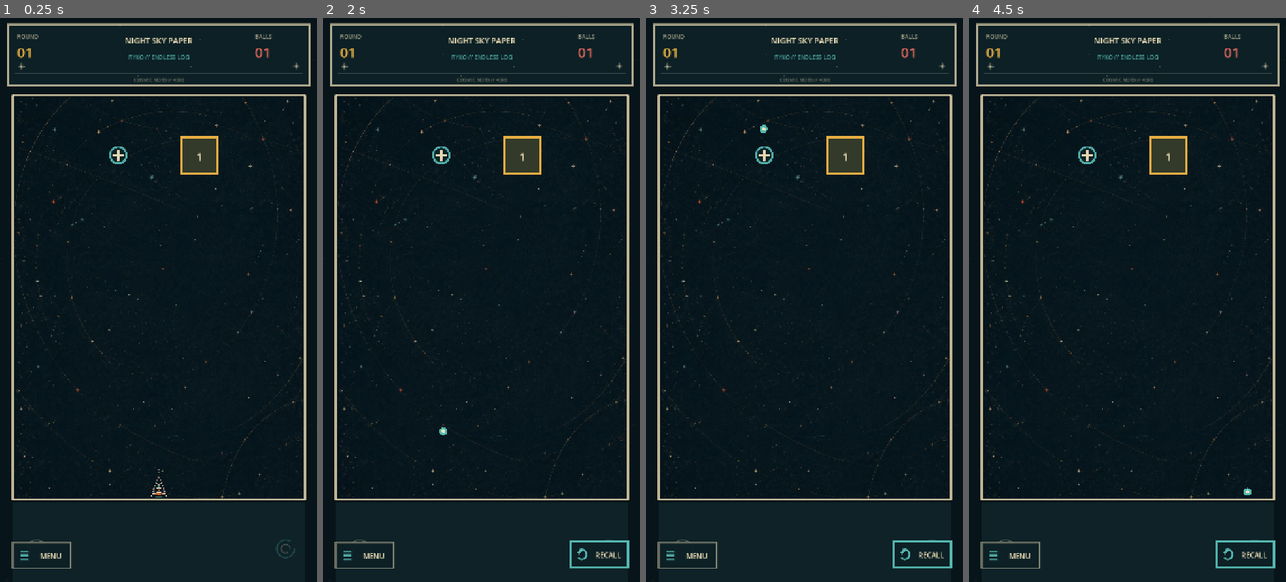
Above: before the commit, frames 1-4 (left to right).
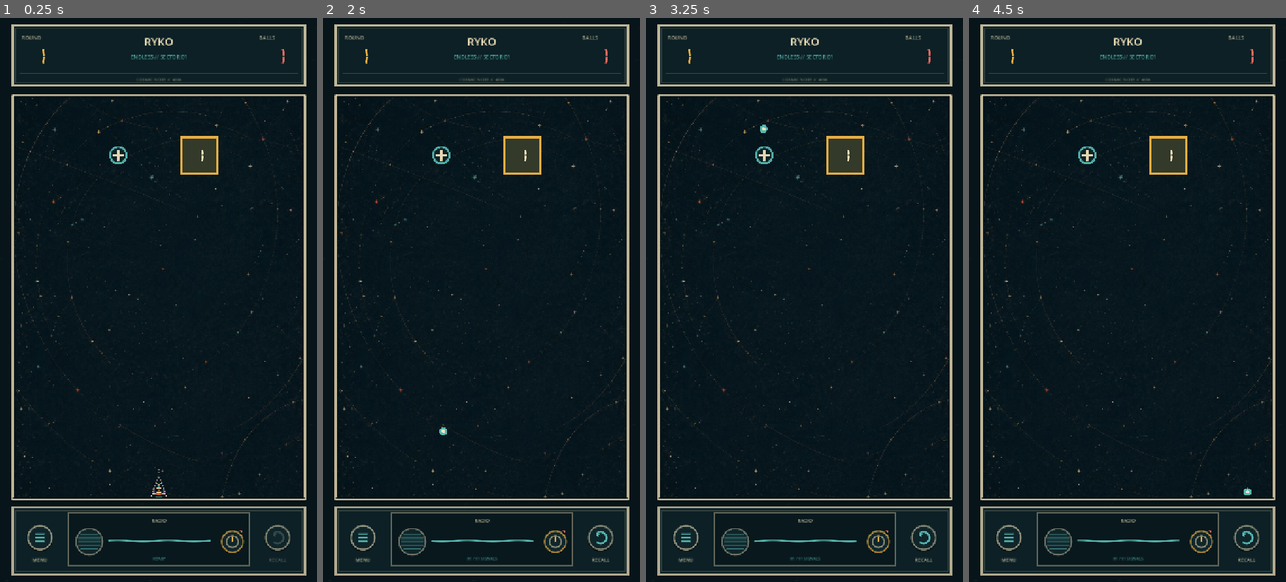
Above: after the commit, the same moments.

Repository: dfagaras/ryko-game
Game: Godot game, scene res://scenes/main.tscn
Two runs of this game, one before a commit and one after it. Both use one fixed random seed, a clock stepped at 60 frames per second and the inputs below.
Inputs (mouse positions are in pixels of both pictures, inside the frame that each line leads up to):
- Up to frame 1 (0.25 s): no input
- Up to frame 2 (2 s): tap Enter at 0.5 s; move the mouse to (551, 271) at 0.52 s; click (551, 271) at 0.67 s; tap Space at 1.25 s; drag from (418, 328) to (465, 412) at 1.27 s
- Up to frame 3 (3.25 s): move the mouse to (836, 175) at 2.02 s; click (836, 175) at 2.17 s; drag from (788, 412) to (709, 215) at 2.77 s
- Up to frame 4 (4.5 s): move the mouse to (1222, 384) at 3.52 s; click (1222, 384) at 3.67 s; tap Enter at 4.25 s; drag from (1032, 215) to (1079, 159) at 4.27 s

The runs differ from the first frame. In frame 1, 4.3% of the frame differs, in the area x 2-98%, y 0-99%; in frame 2, 4.6%; in frame 3, 4.6%; in frame 4, 4.6%.

Commit message:
feat: add professional reactive radio board

Diff:
--- a/scripts/main.gd
+++ b/scripts/main.gd
@@ -64,6 +64,8 @@
 const SUPERNOVA_EXPLOSION_RADIUS := CELL * 0.75
 const SUPERNOVA_EFFECT_DURATION := 0.36
 const BLOCK_HIT_FLASH_DURATION := 0.12
+const RADIO_CLEAR_DURATION := 0.92
+const RADIO_SAMPLE_RATE := 22050
 const SETTINGS_PATH := "user://ryko_settings.cfg"
 const BACKGROUND_NAMES := [
 	"STAR CHART",
@@ -151,6 +153,11 @@
 var menu_open := false
 var menu_page := 0
 var selected_background := 0
+var radio_hit_energy := 0.0
+var radio_phase := 0.0
+var radio_clear_elapsed := RADIO_CLEAR_DURATION
+var field_clear_triggered := false
+var radio_audio_player: AudioStreamPlayer
 var fallback_font: Font
 var rng := RandomNumberGenerator.new()
 var run_seed := 0
@@ -158,9 +165,81 @@
 
 func _ready() -> void:
 	fallback_font = ThemeDB.fallback_font
+	_create_radio_audio()
 	_load_settings()
 	_create_boundaries()
 	_start_new_run()
+
+
+func _create_radio_audio() -> void:
+	radio_audio_player = AudioStreamPlayer.new()
+	radio_audio_player.name = "RykoRadio"
+	radio_audio_player.volume_db = -8.0
+	radio_audio_player.stream = _build_happy_radio_chirp()
+	add_child(radio_audio_player)
+
+
+func _build_happy_radio_chirp() -> AudioStreamWAV:
+	var stream := AudioStreamWAV.new()
+	stream.format = AudioStreamWAV.FORMAT_16_BITS
+	stream.mix_rate = RADIO_SAMPLE_RATE
+	stream.stereo = false
+	stream.loop_mode = AudioStreamWAV.LOOP_DISABLED
+	var sample_count := int(RADIO_CLEAR_DURATION * RADIO_SAMPLE_RATE)
+	var data := PackedByteArray()
+	data.resize(sample_count * 2)
+	for sample_index in range(sample_count):
+		var time := float(sample_index) / float(RADIO_SAMPLE_RATE)
+		var sample := clampf(_happy_radio_sample(time), -0.92, 0.92)
+		data.encode_s16(sample_index * 2, int(sample * 32767.0))
+	stream.data = data
+	return stream
+
+
+func _happy_radio_sample(time: float) -> float:
+	if time < 0.0 or time >= RADIO_CLEAR_DURATION:
+		return 0.0
+	var step_length := 0.115
+	var step := mini(6, int(time / step_length))
+	var local_time := fposmod(time, step_length)
+	var frequencies := [430.0, 610.0, 790.0, 560.0, 880.0, 1040.0, 720.0]
+	var envelope := sin(clampf(local_time / step_length, 0.0, 1.0) * PI)
+	var fade_out := clampf((RADIO_CLEAR_DURATION - time) / 0.18, 0.0, 1.0)
+	var phase := TAU * float(frequencies[step]) * time
+	# A soft square-wave overtone gives Ryko a strange radio voice without
+	# imitating an existing film character sound.
+	var carrier := sin(phase) * 0.72 + signf(sin(phase * 0.5)) * 0.16
+	return carrier * envelope * fade_out
+
+
+func _update_radio(delta: float) -> void:
+	radio_phase = fposmod(radio_phase + delta, TAU)
+	radio_hit_energy = move_toward(radio_hit_energy, 0.0, delta * 1.65)
+	radio_clear_elapsed = minf(RADIO_CLEAR_DURATION, radio_clear_elapsed + delta)
+
+
+func _pulse_radio(amount: float = 0.3) -> void:
+	radio_hit_energy = minf(1.6, radio_hit_energy + amount)
+
+
+func _live_block_count() -> int:
+	var count := 0
+	for item in blocks:
+		var body: StaticBody2D = item.get("body") as StaticBody2D
+		if is_instance_valid(body) and int(item.get("hp", 0)) > 0:
+			count += 1
+	return count
+
+
+func _trigger_field_clear() -> void:
+	if field_clear_triggered:
+		return
+	field_clear_triggered = true
+	radio_clear_elapsed = 0.0
+	radio_hit_energy = 1.6
+	if is_instance_valid(radio_audio_player):
+		radio_audio_player.stop()
+		radio_audio_player.play()
 
 
 func _load_settings() -> void:
@@ -212,6 +291,9 @@
 	active_ball_count = 0
 	launch_timer = 0.0
 	row_advance_elapsed = 0.0
+	radio_hit_energy = 0.0
+	radio_clear_elapsed = RADIO_CLEAR_DURATION
+	field_clear_triggered = false
 
 	if fixed_generation_seed != 0:
 		run_seed = fixed_generation_seed
@@ -564,7 +646,7 @@
 
 
 func _menu_button_rect() -> Rect2:
-	return Rect2(Vector2(28.0, H - 90.0), Vector2(132.0, 58.0))
+	return Rect2(Vector2(34.0, 1120.0), Vector2(112.0, 132.0))
 
 
 func _menu_theme_rect(display_slot: int) -> Rect2:
@@ -668,6 +750,11 @@
 			_recall_volley()
 		elif event is InputEventMouseButton and event.button_index == MOUSE_BUTTON_LEFT and event.pressed and _recall_button_rect().has_point(event.position):
 			_recall_volley()
+		return
+
+	# The radio console is deliberately outside the aiming surface. Its right
+	# control is reserved for a future feature and must not accidentally shoot.
+	if pressed_position.y >= 1110.0:
 		return
 
 	if state != TurnState.AIMING:
@@ -738,13 +825,14 @@
 	launch_timer = 0.0
 	first_return_recorded = false
 	supernova_charged_count = 0
+	field_clear_triggered = false
 	next_launcher_x = launcher.x
 	balls.clear()
 	queue_redraw()
 
 
 func _recall_button_rect() -> Rect2:
-	return Rect2(Vector2(W - 158.0, H - 92.0), Vector2(130.0, 58.0))
+	return Rect2(Vector2(574.0, 1120.0), Vector2(112.0, 132.0))
 
 
 func _recall_volley() -> void:
@@ -801,6 +889,8 @@
 
 
 func _physics_process(delta: float) -> void:
+	_update_radio(delta)
+	queue_redraw()
 	if menu_open:
 		return
 	_update_ion_beam_effects(delta)
@@ -870,12 +960,15 @@
 	var block_body: StaticBody2D = item["body"] as StaticBody2D
 	if not is_instance_valid(block_body):
 		return
+	_pulse_radio(0.28)
 	item["hit_flash"] = BLOCK_HIT_FLASH_DURATION
 	item["hp"] = int(item["hp"]) - 1
 	if int(item["hp"]) <= 0:
 		block_body.collision_layer = 0
 		block_body.queue_free()
 		item["body"] = null
+		if _live_block_count() == 0:
+			_trigger_field_clear()
 
 
 func _block_position_from_body(body: StaticBody2D) -> Vector2:
@@ -1362,12 +1455,6 @@
 	draw_rect(Rect2(Vector2.ZERO, Vector2(W, H)), BG)
 	_draw_paper_texture(Rect2(Vector2.ZERO, Vector2(W, H)), Color(PAPER_FIBER, 0.055), 96)
 	_draw_playfield()
-	draw_rect(Rect2(18.0, 16.0, W - 36.0, 138.0), Color(PANEL, 0.97), true)
-	draw_rect(Rect2(18.0, 16.0, W - 36.0, 138.0), Color(CREAM, 0.72), false, 3.0, true)
-	draw_line(Vector2(34.0, 126.0), Vector2(W - 34.0, 126.0), Color(MUTED, 0.58), 1.0, true)
-
-	_draw_signal_details()
-	_draw_cosmic_doodles()
 	_draw_header()
 	_draw_launch_line()
 	_draw_blocks()
@@ -1384,13 +1471,10 @@
 			_draw_aim_guide()
 
 	_draw_active_balls()
-	if state == TurnState.FIRING:
-		_draw_recall_button()
+	_draw_footer()
 	if state == TurnState.GAME_OVER:
 		_draw_game_over()
-	if not menu_open:
-		_draw_menu_button()
-	else:
+	if menu_open:
 		_draw_menu_overlay()
 
 
@@ -1410,13 +1494,9 @@
 	draw_line(Vector2(BOARD_LEFT, BOARD_TOP), Vector2(BOARD_LEFT, playfield_bottom), wall_color, 3.0, true)
 	draw_line(Vector2(BOARD_RIGHT, BOARD_TOP), Vector2(BOARD_RIGHT, playfield_bottom), wall_color, 3.0, true)
 	draw_line(Vector2(BOARD_LEFT, BOARD_TOP), Vector2(BOARD_RIGHT, BOARD_TOP), wall_color, 3.0, true)
-	# The launch bay remains on the same night-paper page, separated only by the
-	# physical start line instead of a second black panel.
-	draw_rect(
-		Rect2(Vector2(BOARD_LEFT, LAUNCH_LINE_Y), Vector2(BOARD_RIGHT - BOARD_LEFT, H - LAUNCH_LINE_Y)),
-		Color(PLAYFIELD_BG, 0.78),
-		true
-	)
+	# Close the game page visually at the launch line. The footer is a separate
+	# physical radio console and does not change any gameplay coordinates.
+	draw_line(Vector2(BOARD_LEFT, playfield_bottom), Vector2(BOARD_RIGHT, playfield_bottom), Color(PAPER_SHADOW, 0.72), 8.0, true)
 
 
 func _draw_paper_texture(area: Rect2, color: Color, sample_count: int) -> void:
@@ -1649,13 +1729,16 @@
 
 
 func _draw_header() -> void:
-	draw_string(fallback_font, Vector2(38.0, 48.0), "ROUND", HORIZONTAL_ALIGNMENT_LEFT, -1, 13, Color(CREAM, 0.66))
-	draw_string(fallback_font, Vector2(38.0, 91.0), "%02d" % turn, HORIZONTAL_ALIGNMENT_LEFT, -1, 32, AMBER)
-	_draw_centered_label("NIGHT SKY PAPER", Vector2(W * 0.5, 50.0), 18, CREAM)
-	_draw_centered_label("RYKO // ENDLESS LOG", Vector2(W * 0.5, 88.0), 13, Color(AQUA, 0.86))
-	draw_string(fallback_font, Vector2(W - 142.0, 48.0), "BALLS", HORIZONTAL_ALIGNMENT_LEFT, -1, 13, Color(CREAM, 0.66))
-	draw_string(fallback_font, Vector2(W - 142.0, 91.0), "%02d" % ball_count, HORIZONTAL_ALIGNMENT_LEFT, -1, 32, CORAL)
-	_draw_centered_label("COSMIC NOTE // %04d" % (run_seed % 10000), Vector2(W * 0.5, 139.0), 11, Color(CREAM, 0.46))
+	var rect := Rect2(BOARD_LEFT, 18.0, BOARD_RIGHT - BOARD_LEFT, 136.0)
+	_draw_panel_frame(rect, Color(PANEL, 0.985), Color(CREAM, 0.78), 3.0)
+	draw_line(Vector2(rect.position.x + 16.0, 126.0), Vector2(rect.end.x - 16.0, 126.0), Color(MUTED, 0.52), 1.0, true)
+	draw_string(fallback_font, Vector2(48.0, 50.0), "ROUND", HORIZONTAL_ALIGNMENT_LEFT, -1, 12, Color(CREAM, 0.62))
+	_draw_alien_number(str(turn), Vector2(89.0, 88.0), 38.0, AMBER, 3.4)
+	_draw_centered_label("RYKO", Vector2(W * 0.5, 51.0), 25, CREAM)
+	_draw_centered_label("ENDLESS // SECTOR %02d" % maxi(1, int(ceil(float(turn) / 10.0))), Vector2(W * 0.5, 87.0), 12, Color(AQUA, 0.88))
+	draw_string(fallback_font, Vector2(W - 132.0, 50.0), "BALLS", HORIZONTAL_ALIGNMENT_LEFT, -1, 12, Color(CREAM, 0.62))
+	_draw_alien_number(str(ball_count), Vector2(W - 86.0, 88.0), 38.0, CORAL, 3.4)
+	_draw_centered_label("COSMIC NOTE // %04d" % (run_seed % 10000), Vector2(W * 0.5, 139.0), 10, Color(CREAM, 0.42))
 
 
 func _draw_signal_details() -> void:
@@ -1760,7 +1843,7 @@
 				inner_points,
 				triangle_fill.lerp(CREAM, hit_flash_ratio * 0.32)
 			)
-		_draw_centered_label(hp, label_center, 24, label_color)
+		_draw_alien_number(hp, label_center, 30.0, label_color, 3.0)
 
 
 func _draw_cell_texture(texture: Texture2D, rect: Rect2, alpha: float = 1.0) -> void:
@@ -1795,6 +1878,100 @@
 			arrow_tip - inward * 4.0 - side_vector * 6.0
 		]), CORAL)
 		draw_circle(arrow_tip - inward * 10.0, 2.5, Color(CREAM, 0.62))
+
+
+func _draw_panel_frame(rect: Rect2, fill: Color, border: Color, width: float) -> void:
+	draw_rect(Rect2(rect.position + Vector2(0.0, 4.0), rect.size), Color(PAPER_SHADOW, 0.76), true)
+	draw_rect(rect, fill, true)
+	draw_rect(rect, border, false, width, true)
+	draw_rect(rect.grow(-7.0), Color(border, 0.16), false, 1.0, true)
+
+
+func _draw_footer() -> void:
+	var footer := Rect2(BOARD_LEFT, 1110.0, BOARD_RIGHT - BOARD_LEFT, 152.0)
+	_draw_panel_frame(footer, Color(PANEL, 0.99), Color(CREAM, 0.72), 3.0)
+	_draw_footer_menu_control()
+	_draw_radio_console(Rect2(154.0, 1122.0, 412.0, 120.0))
+	_draw_footer_recall_control()
+
+
+func _draw_footer_menu_control() -> void:
+	var rect := _menu_button_rect()
+	var center := Vector2(rect.get_center().x, 1179.0)
+	draw_circle(center + Vector2(0.0, 3.0), 29.0, Color(PAPER_SHADOW, 0.72))
+	draw_circle(center, 27.0, Color(PLAYFIELD_BG, 0.98))
+	draw_arc(center, 27.0, 0.0, TAU, 36, Color(CREAM, 0.55), 2.4, true)
+	for offset in [-8.0, 0.0, 8.0]:
+		draw_line(center + Vector2(-10.0, offset), center + Vector2(10.0, offset), AQUA, 2.8, true)
+	_draw_centered_label("MENU", Vector2(center.x, 1227.0), 11, Color(CREAM, 0.76))
+
+
+func _draw_footer_recall_control() -> void:
+	var rect := _recall_button_rect()
+	var center := Vector2(rect.get_center().x, 1179.0)
+	var enabled := state == TurnState.FIRING
+	var accent := AQUA if enabled else Color(MUTED, 0.38)
+	draw_circle(center + Vector2(0.0, 3.0), 29.0, Color(PAPER_SHADOW, 0.72))
+	draw_circle(center, 27.0, Color(PLAYFIELD_BG, 0.98))
+	draw_arc(center, 27.0, 0.0, TAU, 36, Color(CREAM, 0.48), 2.4, true)
+	draw_arc(center, 13.0, -PI * 0.72, PI * 0.72, 24, accent, 3.0, true)
+	var tip := center + Vector2(-11.0, -9.0)
+	draw_colored_polygon(PackedVector2Array([tip, tip + Vector2(10.0, 0.0), tip + Vector2(4.0, 9.0)]), accent)
+	_draw_centered_label("RECALL", Vector2(center.x, 1227.0), 11, Color(CREAM, 0.76 if enabled else 0.34))
+
+
+func _draw_radio_console(rect: Rect2) -> void:
+	draw_rect(rect, Color(BG, 0.64), true)
+	draw_rect(rect, Color(CREAM, 0.38), false, 1.5, true)
+	_draw_centered_label("RADIO", Vector2(rect.get_center().x, rect.position.y + 16.0), 11, Color(CREAM, 0.74))
+	# Speaker grille, kept visually weighted to the left as in the approved board.
+	var speaker_center := Vector2(rect.position.x + 48.0, rect.position.y + 66.0)
+	draw_circle(speaker_center, 30.0, Color(PLAYFIELD_BG, 0.96))
+	draw_arc(speaker_center, 30.0, 0.0, TAU, 36, Color(CREAM, 0.42), 2.0, true)
+	for y_offset in [-16.0, -8.0, 0.0, 8.0, 16.0]:
+		var half_width := sqrt(maxf(0.0, 25.0 * 25.0 - y_offset * y_offset))
+		draw_line(speaker_center + Vector2(-half_width, y_offset), speaker_center + Vector2(half_width, y_offset), Color(AQUA, 0.48), 1.5, true)
+	var wave_rect := Rect2(rect.position + Vector2(91.0, 40.0), Vector2(231.0, 48.0))
+	_draw_radio_waveform(wave_rect)
+	var status := "READY"
+	if radio_clear_elapsed < RADIO_CLEAR_DURATION:
+		status = "FIELD CLEAR"
+	elif state == TurnState.FIRING:
+		status = "%02d / %02d SIGNALS" % [launched_ball_count, ball_count]
+	elif state == TurnState.ADVANCING:
+		status = "ROW SHIFT"
+	_draw_centered_label(status, Vector2(wave_rect.get_center().x, rect.position.y + 103.0), 9, Color(AQUA, 0.72))
+	# Reserved physical control: visible and tactile, intentionally non-functional.
+	var knob_center := Vector2(rect.end.x - 39.0, rect.position.y + 66.0)
+	draw_circle(knob_center + Vector2(0.0, 3.0), 25.0, Color(PAPER_SHADOW, 0.72))
+	draw_circle(knob_center, 24.0, Color(PLAYFIELD_BG, 1.0))
+	draw_arc(knob_center, 24.0, 0.0, TAU, 32, Color(AMBER, 0.68), 2.4, true)
+	draw_arc(knob_center, 13.0, 0.0, TAU, 28, Color(CREAM, 0.52), 2.0, true)
+	draw_line(knob_center, knob_center + Vector2(0.0, -11.0), AMBER, 2.5, true)
+	draw_circle(knob_center + Vector2(20.0, -24.0), 2.8, Color(CORAL, 0.88))
+
+
+func _draw_radio_waveform(rect: Rect2) -> void:
+	draw_line(Vector2(rect.position.x, rect.get_center().y), Vector2(rect.end.x, rect.get_center().y), Color(CREAM, 0.12), 1.0, true)
+	var points := PackedVector2Array()
+	var point_count := 58
+	var clear_active := radio_clear_elapsed < RADIO_CLEAR_DURATION
+	for index in range(point_count):
+		var ratio := float(index) / float(point_count - 1)
+		var history := (1.0 - ratio) * 0.20
+		var idle := sin(radio_phase * 1.7 + ratio * TAU * 2.0) * 1.6
+		var hit := sin(radio_phase * 5.2 + ratio * TAU * 7.0) * radio_hit_energy * 8.5
+		var clear_signal := 0.0
+		if clear_active:
+			clear_signal = _happy_radio_sample(radio_clear_elapsed - history) * 17.0
+		var y := rect.get_center().y - idle - hit - clear_signal
+		points.append(Vector2(lerpf(rect.position.x, rect.end.x, ratio), y))
+	var color := AQUA
+	if clear_active:
+		color = AMBER.lerp(CORAL, 0.35 + sin(radio_phase * 2.0) * 0.15)
+	elif radio_hit_energy > 0.18:
+		color = AQUA.lerp(AMBER, minf(0.68, radio_hit_energy * 0.42))
+	draw_polyline(points, color, 2.4, true)
 
 
 func _draw_recall_button() -> void:
@@ -1958,6 +2135,51 @@
 	var text_size := fallback_font.get_string_size(text, HORIZONTAL_ALIGNMENT_LEFT, -1, font_size)
 	var baseline := center + Vector2(-text_size.x * 0.5, text_size.y * 0.34)
 	draw_string(fallback_font, baseline, text, HORIZONTAL_ALIGNMENT_LEFT, -1, font_size, color)
+
+
+func _draw_alien_number(text: String, center: Vector2, height: float, color: Color, stroke_width: float) -> void:
+	# Bespoke chamfered signal glyphs keep HP readable at phone scale while
+	# giving every number the selected geometric/alien display language.
+	var digit_width := height * 0.58
+	var spacing := height * 0.18
+	var total_width := digit_width * text.length() + spacing * maxi(0, text.length() - 1)
+	var origin := center - Vector2(total_width * 0.5, height * 0.5)
+	for digit_index in range(text.length()):
+		var digit := text.substr(digit_index, 1)
+		var digit_origin := origin + Vector2(float(digit_index) * (digit_width + spacing), 0.0)
+		for segment_name in _alien_digit_segments(digit):
+			var segment := _alien_segment_points(String(segment_name))
+			var first := digit_origin + Vector2(segment[0].x * digit_width, segment[0].y * height)
+			var second := digit_origin + Vector2(segment[1].x * digit_width, segment[1].y * height)
+			draw_line(first, second, Color(PAPER_SHADOW, color.a * 0.58), stroke_width + 2.2, true)
+			draw_line(first, second, color, stroke_width, true)
+
+
+func _alien_digit_segments(digit: String) -> Array[String]:
+	match digit:
+		"0": return ["a", "b", "c", "d", "e", "f"]
+		"1": return ["b", "c"]
+		"2": return ["a", "b", "g", "e", "d"]
+		"3": return ["a", "b", "g", "c", "d"]
+		"4": return ["f", "g", "b", "c"]
+		"5": return ["a", "f", "g", "c", "d"]
+		"6": return ["a", "f", "g", "e", "c", "d"]
+		"7": return ["a", "b", "c"]
+		"8": return ["a", "b", "c", "d", "e", "f", "g"]
+		"9": return ["a", "b", "c", "d", "f", "g"]
+	return []
+
+
+func _alien_segment_points(segment_name: String) -> PackedVector2Array:
+	match segment_name:
+		"a": return PackedVector2Array([Vector2(0.16, 0.04), Vector2(0.82, 0.04)])
+		"b": return PackedVector2Array([Vector2(0.86, 0.10), Vector2(0.96, 0.44)])
+		"c": return PackedVector2Array([Vector2(0.96, 0.56), Vector2(0.86, 0.90)])
+		"d": return PackedVector2Array([Vector2(0.82, 0.96), Vector2(0.16, 0.96)])
+		"e": return PackedVector2Array([Vector2(0.14, 0.90), Vector2(0.04, 0.56)])
+		"f": return PackedVector2Array([Vector2(0.04, 0.44), Vector2(0.14, 0.10)])
+		"g": return PackedVector2Array([Vector2(0.18, 0.50), Vector2(0.82, 0.50)])
+	return PackedVector2Array([Vector2.ZERO, Vector2.ZERO])
 
 
 func _draw_ellipse(center: Vector2, radii: Vector2, color: Color, width: float, segments: int = 32) -> void:
